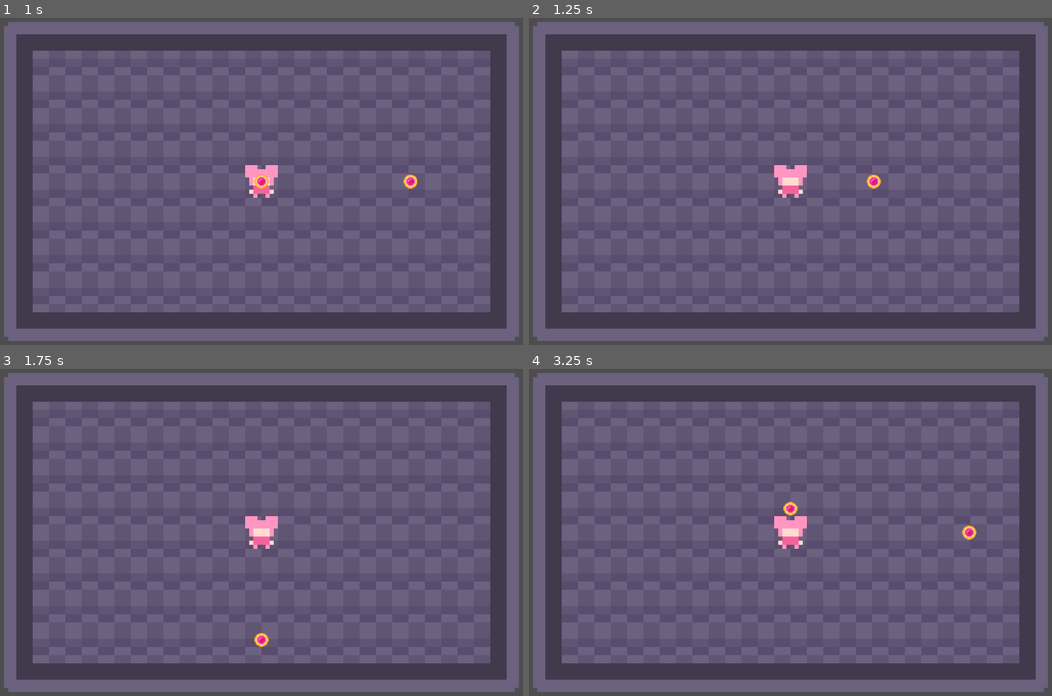
Above: before the commit, frames 1-4 (two rows, left to right).
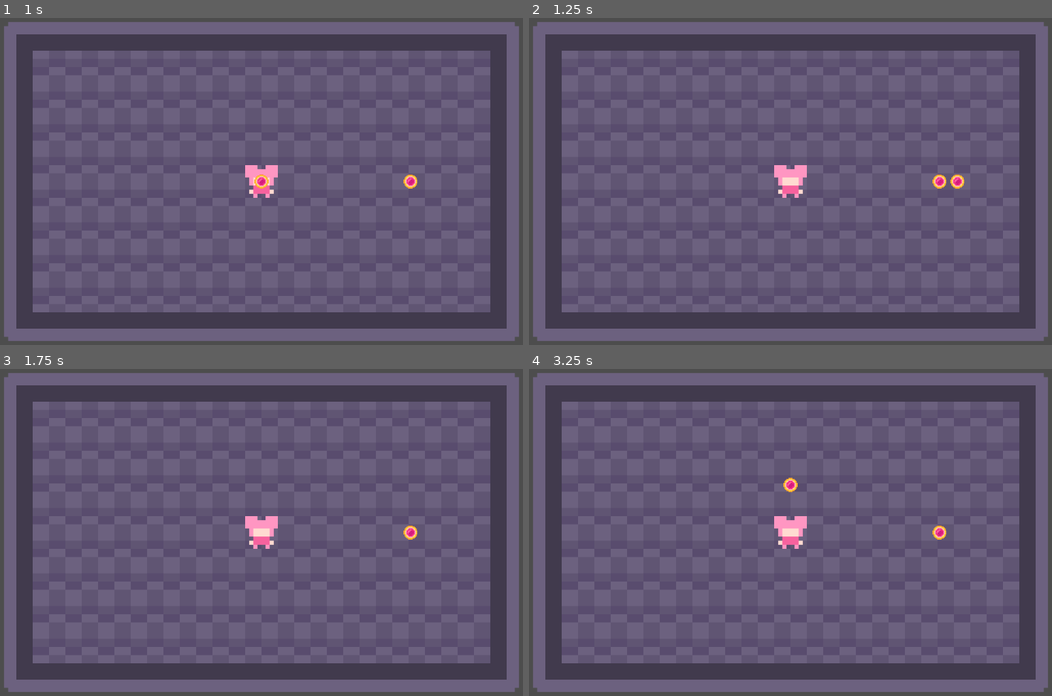
Above: after the commit, the same moments.

Repository: MagicalMegaDev/Magical-Persona-Repo
Game: Godot game, scene res://Assets/Scenes/main.tscn
Two runs of this game, one before a commit and one after it. Both use one fixed random seed, a clock stepped at 60 frames per second and the inputs below.
Inputs:
- Up to frame 1 (1 s): tap Enter at 0.5 s; hold Right (shoot_right) from 0.53 s (still down); tap Space (speed) at 0.6 s
- Up to frame 2 (1.25 s): keep holding Right (shoot_right)
- Up to frame 3 (1.75 s): release Right (shoot_right) at 1.28 s; hold Down (shoot_down) from 1.28 s (still down); tap Space (speed) at 1.35 s
- Up to frame 4 (3.25 s): release Down (shoot_down) at 2.03 s; hold Right (shoot_right) 2.03-2.78 s; tap Space (speed) at 2.1, 2.85 s; hold Up (shoot_up) from 2.78 s (still down)

Frame 1 is identical in both runs. In frame 2, 0.3% of the frame differs, in the area x 64-84%, y 47-53%; in frame 3, 0.2%; in frame 4, 0.4%, in the area x 48-86%, y 33-53%.
Error after the commit: Invalid access to property or key 'direction' on a base object of type 'previously freed'. (res://Assets/Scripts/Components/Projectiles/PathingBehaviors/Straig…

Commit message:
Bullet Pathing Start

Diff:
--- a/Assets/Scenes/Projectiles/PlayerBullet.tscn
+++ b/Assets/Scenes/Projectiles/PlayerBullet.tscn
@@ -1,7 +1,8 @@
-[gd_scene load_steps=5 format=3 uid="uid://c77b5g33e4bb4"]
+[gd_scene load_steps=6 format=3 uid="uid://c77b5g33e4bb4"]
 
 [ext_resource type="Script" uid="uid://bwpvfrbdivssx" path="res://Assets/Scripts/Components/Projectiles/BaseBullet.gd" id="1_kiwiv"]
 [ext_resource type="Texture2D" uid="uid://4m54u3g5ewjl" path="res://Assets/Art/Placeholder/playerbullet.png" id="1_mgv1u"]
+[ext_resource type="Resource" uid="uid://bwyd1dmu5mhmn" path="res://Assets/Scripts/Components/Projectiles/PathingBehaviors/StraightShot.tres" id="2_a6iwo"]
 [ext_resource type="Script" uid="uid://dsfewmgvi7xo2" path="res://Assets/Scripts/Components/Projectiles/ProjectileMovementHandler.gd" id="3_a6iwo"]
 
 [sub_resource type="CircleShape2D" id="CircleShape2D_mgv1u"]
@@ -11,6 +12,7 @@
 scale = Vector2(0.05, 0.05)
 collision_layer = 16
 script = ExtResource("1_kiwiv")
+movement_behavior = ExtResource("2_a6iwo")
 
 [node name="Sprite2D" type="Sprite2D" parent="."]
 texture = ExtResource("1_mgv1u")
--- a/Assets/Scripts/Characters/BaseCharacter.gd
+++ b/Assets/Scripts/Characters/BaseCharacter.gd
@@ -6,12 +6,12 @@
 
 func _enter_tree():
 	#Gather up Handlers and assign them
-	movement_handler = ApplyHandler(MovementHandler)
-	gun = ApplyHandler(Gun)
+	movement_handler = apply_handler(MovementHandler)
+	gun = apply_handler(Gun)
 	movement_handler.myCharacter = self
 
 
-func ApplyHandler(handler_type) -> Object:
+func apply_handler(handler_type) -> Object:
 	var found: Object = null
 	for child in GameManager.get_all_children(self):
 		if is_instance_of(child, handler_type):
--- a/Assets/Scripts/Components/Controllers/PlayerInputController.gd
+++ b/Assets/Scripts/Components/Controllers/PlayerInputController.gd
@@ -66,9 +66,14 @@
 	shooting_queue.clear()
 	var vector = Input.get_vector("shoot_left", "shoot_right","shoot_up","shoot_down")
 	if abs(vector.x) > abs(vector.y):
-		shooting_queue.push_front("shoot_right") if vector.x > 0 else shooting_queue.push_front("shoot_left")
-	else:
-		shooting_queue.push_front("shoot_down") if vector.y > 0 else shooting_queue.push_front("shoot_up")
+		if vector.x >0:
+			shooting_queue.push_front("shoot_right")
+		else:
+			shooting_queue.push_front("shoot_left")
+	elif abs(vector.y) > abs(vector.x):
+		if vector.y > 0:
+			shooting_queue.push_front("shoot_down")
+		else: shooting_queue.push_front("shoot_up")
 
 func check_shoot():
 	if shooting_queue.is_empty():
--- a/Assets/Scripts/Components/MovementHandler.gd
+++ b/Assets/Scripts/Components/MovementHandler.gd
@@ -58,9 +58,8 @@
 		direction = Vector2.ZERO
 	if(direction != Vector2.ZERO):
 		last_input_direction = direction
-	momentum = calculateSpeed(delta)
 	if(can_move):
-		velocity_calculated.emit(momentum)
+		velocity_calculated.emit(calculate_speed(delta))
 
 #_on_direction_calculated(hDir,vDir)
 #hDir = Horizontal Direction passed in
@@ -69,9 +68,9 @@
 func _on_direction_calculated(new_direction:Vector2):
 	raw_direction = new_direction
 
-#calculateSpeed(delta)
+#calculate_speed(delta)
 #Applies all mods to all speed related variables, and then either accelerates or deaccelerates the character in the chosen direction based on input recieved.
-func calculateSpeed(delta):
+func calculate_speed(delta):
 	var max_speed = GameManager.add_mods(base_max_speed, max_speed_mods)
 	var acceleration = GameManager.add_mods(base_acceleration, acceleration_mods)
 	var friction = GameManager.add_mods(base_friction, friction_mods)
@@ -80,7 +79,7 @@
 		speed = move_toward(speed, max_speed, acceleration * delta)
 		return speed * direction
 	else:
-		if(abs(speed) > 0):
+		if(speed > 0):
 			speed = move_toward(speed, 0, friction * delta)
 			return speed * last_input_direction
 		else:
--- a/Assets/Scripts/Components/Projectiles/BaseBullet.gd
+++ b/Assets/Scripts/Components/Projectiles/BaseBullet.gd
@@ -13,10 +13,12 @@
 #region effects
 #endregion
 
-#movement behavior goes here.
-
+@export var movement_behavior:BulletMovementBehavior
 
 var status_effects = {} #Dictionary of potential status effects to inflict
+
+func _ready():
+	movement_behavior.my_bullet = self
 
 func _process(delta):
 	speed = GameManager.add_mods(base_speed, speed_mods)
--- /dev/null
+++ b/Assets/Scripts/Components/Projectiles/PathingBehaviors/BulletMovementBehavior.gd
@@ -0,0 +1,6 @@
+class_name BulletMovementBehavior extends Resource
+
+var my_bullet:BaseBullet
+
+func move(delta):
+	pass
--- /dev/null
+++ b/Assets/Scripts/Components/Projectiles/PathingBehaviors/StraightShot.gd
@@ -0,0 +1,4 @@
+class_name StraightShot extends BulletMovementBehavior
+
+func move(delta):
+	my_bullet.position += my_bullet.direction * my_bullet.speed * delta
--- /dev/null
+++ b/Assets/Scripts/Components/Projectiles/PathingBehaviors/StraightShot.tres
@@ -0,0 +1,7 @@
+[gd_resource type="Resource" script_class="StraightShot" load_steps=2 format=3 uid="uid://bwyd1dmu5mhmn"]
+
+[ext_resource type="Script" uid="uid://bu04sxx2gy11f" path="res://Assets/Scripts/Components/Projectiles/PathingBehaviors/StraightShot.gd" id="1_xeis7"]
+
+[resource]
+script = ExtResource("1_xeis7")
+metadata/_custom_type_script = "uid://bu04sxx2gy11f"
--- a/Assets/Scripts/Components/Projectiles/ProjectileMovementHandler.gd
+++ b/Assets/Scripts/Components/Projectiles/ProjectileMovementHandler.gd
@@ -1,10 +1,11 @@
 class_name ProjectileMovementHandler extends Node
 
 var my_bullet:BaseBullet
+signal move(delta)
 
 func _ready():
 	assert(get_parent() is BaseBullet, "%s is not a Bullet!" % [get_parent().name])
 	my_bullet = get_parent()
 
 func _physics_process(delta):
-	my_bullet.position += my_bullet.direction * my_bullet.speed * delta
+	my_bullet.movement_behavior.move(delta)
Not shown, added: Assets/Scripts/Components/Projectiles/PathingBehaviors/BulletMovementBehavior.gd.uid
Not shown, added: Assets/Scripts/Components/Projectiles/PathingBehaviors/StraightShot.gd.uid
